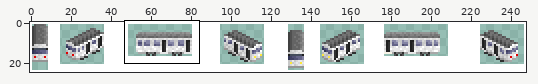
Pixel-art file -- src/trams/kumamoto/8500/kuma8500.aseprite. Above, an overview of the earlier version with the close-up marked.
Close-up. Earlier state:
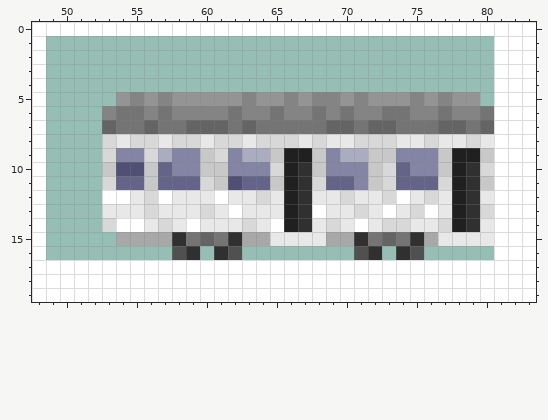
248x25 pixels, 1 frame. Colours within 5 levels of each other are drawn and written as one. Shown: x 48..83, y 0..19. The commit also changed other parts of the picture, which this record leaves out.
And afterwards:
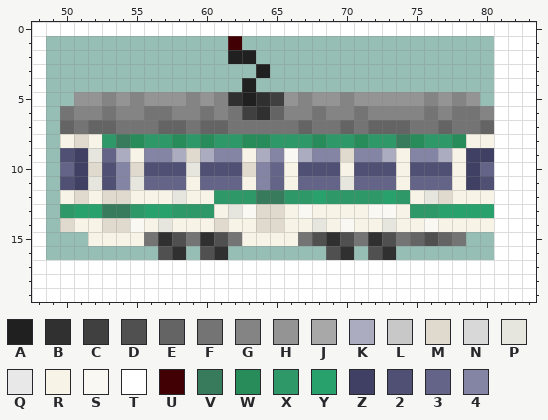
Palette (. is transparent): A #202020  B #303030  C #404040  D #505050  E #646464  F #747474  G #848484  H #949494  J #a8a8a8  K #acacc0  L #c8c8c8  M #e0dace  N #d8d8d8  P #e6e6de  Q #e8e8e8  R #f7f3e7  S #f9f8f3  T #ffffff  U #400004  V #387b5c  W #288c5a  X #2e9868  Y #28a16c  Z #404064  2 #505074  3 #646488  4 #8484a4
What changed:
{"change": "layer \"White Undercoat\" now hidden"}
{"change": "layer \"Doors\" now hidden"}
{"change": "layer \"Panto03\" now shown"}
{"y":1,"x":62,"old":".","new":"U"}
{"y":2,"x":62,"old":"..","new":"AA"}
{"y":3,"x":64,"old":".","new":"A"}
{"y":4,"x":63,"old":".","new":"A"}
{"y":5,"x":51,"old":"...","new":"HHG"}
{"y":5,"x":57,"old":"G","new":"H"}
{"y":5,"x":59,"old":"H","new":"G"}
{"y":5,"x":61,"old":"HHGHHGHGGHG","new":"GBABCHGHHGH"}
{"y":5,"x":75,"old":"GHGH","new":"HGHG"}
{"y":6,"x":50,"old":"...GFFG","new":"FGGFGGF"}
{"y":6,"x":60,"old":"G","new":"F"}
{"y":6,"x":63,"old":"GGF","new":"CBE"}
{"y":6,"x":70,"old":"FG","new":"GF"}
{"y":6,"x":73,"old":"FF","new":"GG"}
{"y":6,"x":76,"old":"GFGGF","new":"FGFFG"}
{"y":7,"x":50,"old":"...","new":"EFE"}
{"y":7,"x":56,"old":"EFFE","new":"FEEF"}
{"y":7,"x":63,"old":"E","new":"F"}
{"y":7,"x":67,"old":"F","new":"E"}
{"y":7,"x":69,"old":"E","new":"F"}
{"y":7,"x":74,"old":"F","new":"E"}
{"y":7,"x":78,"old":"E","new":"F"}
{"y":8,"x":50,"old":"...NQNNQNNQNNQNNNQNQQNNNQQNQQNQ","new":"RMRXVWXXWXWXXWWXXXWXXWXXVWXXWRR"}
{"y":9,"x":50,"old":"...N44NK44LN","new":"2ZP3KR44KMK4"}
{"y":9,"x":63,"old":"K","new":"R"}
{"y":9,"x":65,"old":"LAAL","new":"4SK4"}
{"y":9,"x":70,"old":"KKLL4","new":"M44KR"}
{"y":9,"x":77,"old":"LAAL","new":"KRZZ"}
{"y":10,"x":50,"old":"...L22L344LL44","new":"3ZM24M222P222M"}
{"y":10,"x":65,"old":"NABL444LN344LABN","new":"3R222R222R222RZ3"}
{"y":11,"x":50,"old":"...N33L","new":"2ZP24P3"}
{"y":11,"x":59,"old":"3NL233LABN","new":"R333R43R33"}
{"y":11,"x":70,"old":"34LN3","new":"P333R"}
{"y":11,"x":77,"old":"NABL","new":"3RZ2"}
{"y":12,"x":50,"old":"...TTQNTQQQTQQNQABQQNQQNTQNQABQ","new":"RMRMMRRRPRRXXXVVXXYXXXXYXRPMRRR"}
{"y":13,"x":50,"old":"...QQQNQQQNQTQQQABTQQNQTQNTQABN","new":"XYYVVXYYXXXRPSMMRSRRRRSSRXXYYYY"}
{"y":14,"x":50,"old":"...NTTQNQTQQQNQTABQNQTQNNQQNABQ","new":"MRRMMSRPRRRMRRMMRRPRSRRPRRSRRRR"}
{"y":15,"x":52,"old":"..JJJJB","new":"RRRRFBD"}
{"y":15,"x":60,"old":"EFBJJQQQQJJBFE","new":"BDFRRRRFDBDFBD"}
{"y":15,"x":75,"old":"BJQQQQ","new":"EDEF.."}
{"y":16,"x":57,"old":".DB.","new":"DB.D"}
{"y":16,"x":62,"old":"D","new":"."}
{"y":16,"x":69,"old":"..DB.BD","new":"DB.DB.."}
{"label":"changed","picture_box":[60,36,494,260]}
